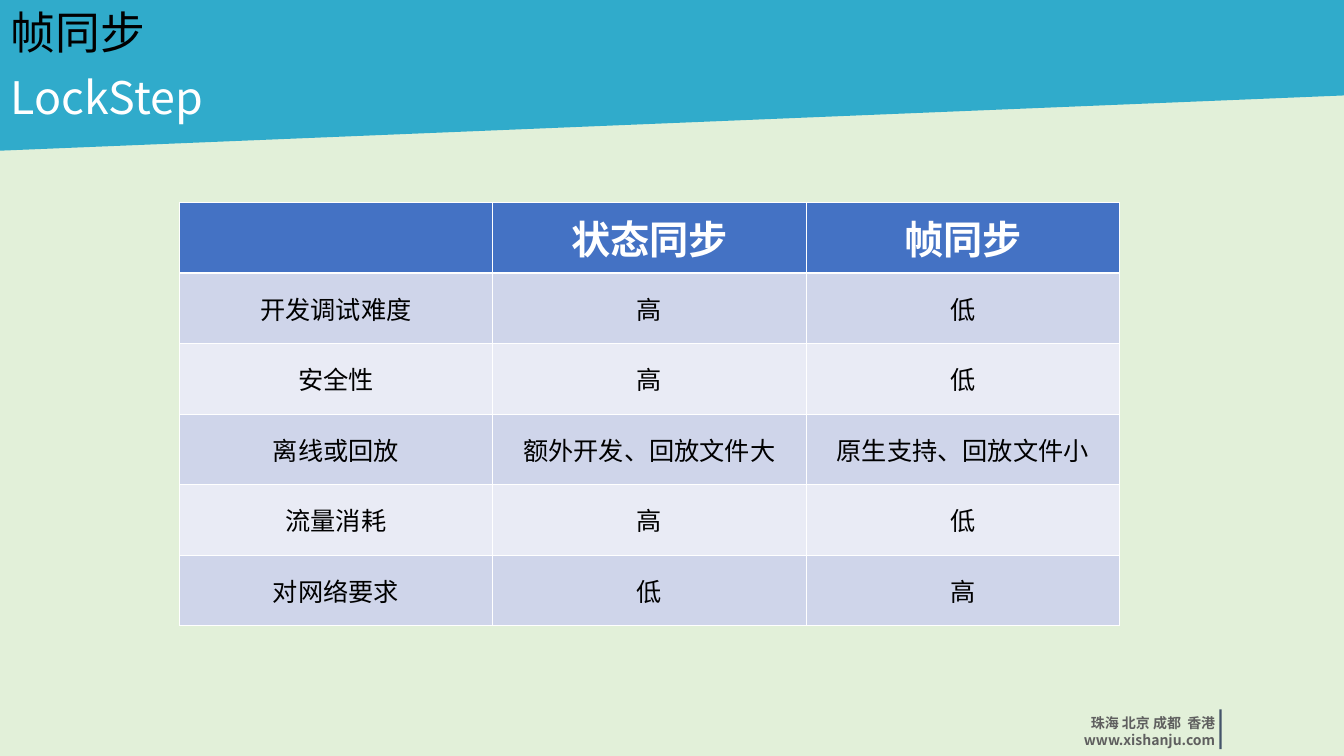
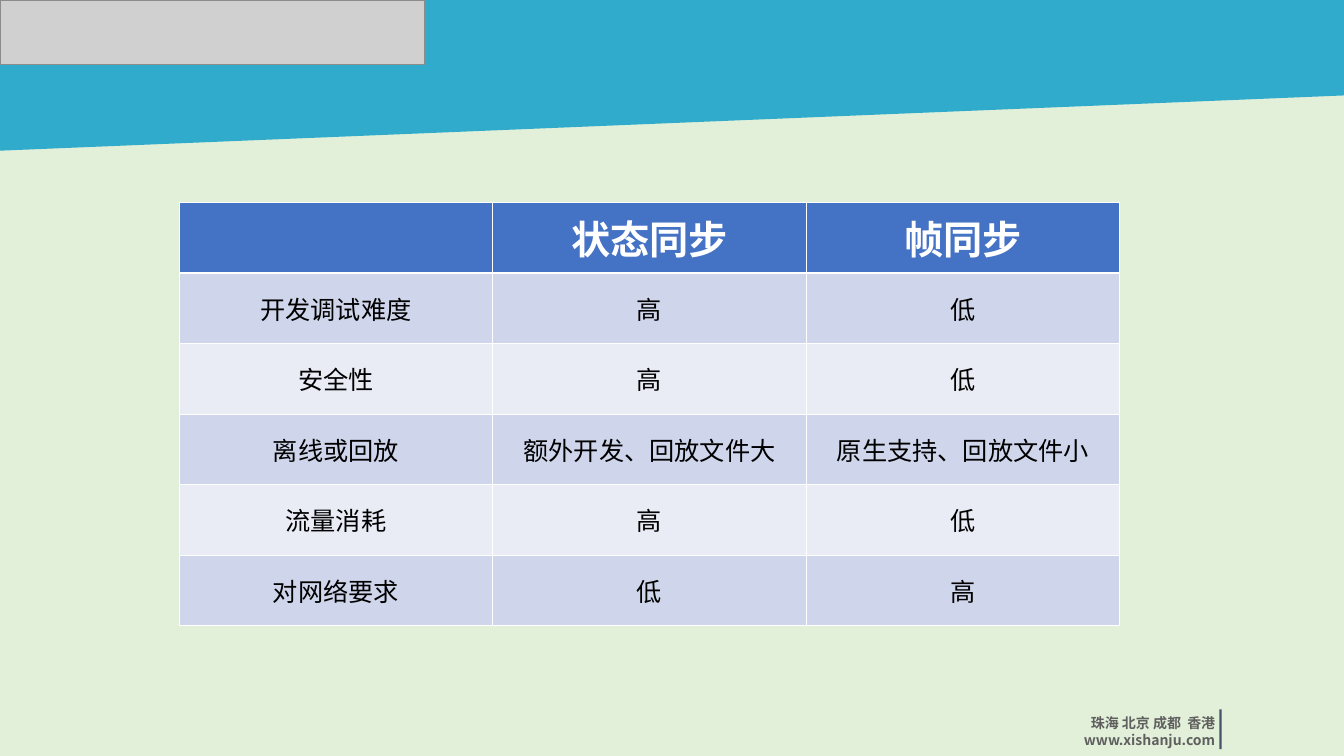
Before and after one commit to iyexiao/tkGame, a slide deck: slide 4 of 帧同步实现-庞康宁.ppt (slide 6 before the commit). Drawn at 1344x756 pixels with LibreOffice and Linux fonts; fonts in the diff are those of the drawing; grey boxes stand for pictures; background and template pictures are left out. Boxes give left, top, right and bottom in pixels: in the first picture for what was removed or moved away, otherwise in the second. Text is boxed around its words. In the diff, an @@ line names an element or a change of style, - is before the commit and + after.

```diff
--- a/帧同步实现-庞康宁.ppt
+++ b/帧同步实现-庞康宁.ppt
@@ picture added at <box>1,0,425,64</box> @@
@@ text removed at <box>10,11,144,53</box> @@
-帧同步
@@ text removed at <box>10,78,203,125</box> @@
-LockStep
```
Also in this commit, not shown: 3 other slides changed, 1 slide added, 2 slides removed.
